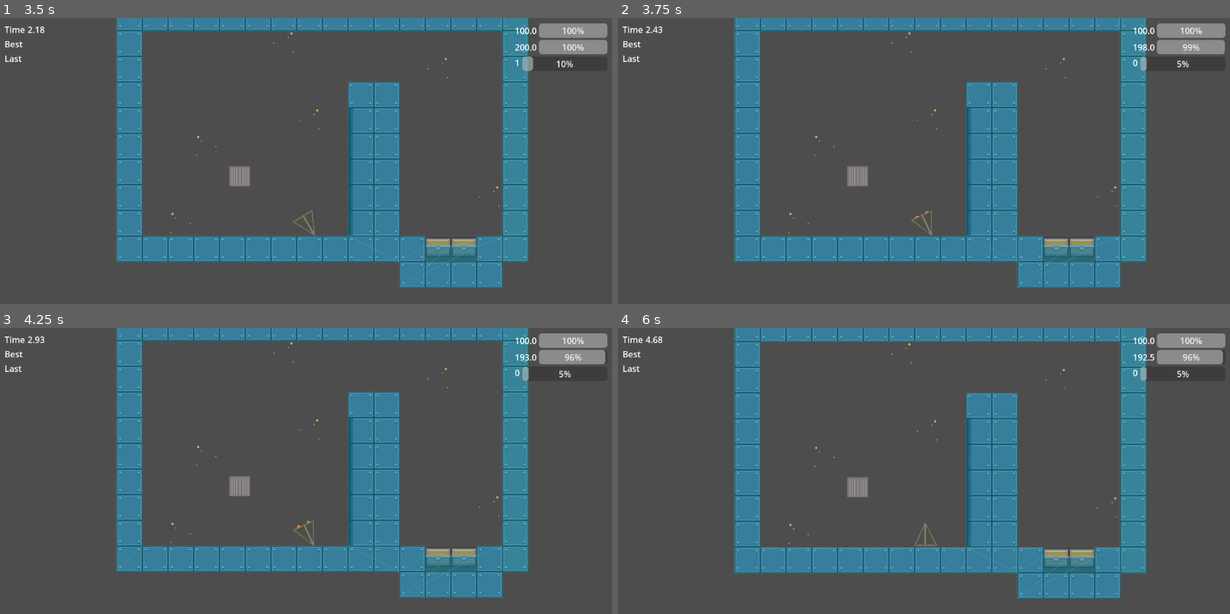
Above: before the commit, frames 1-4 (two rows, left to right).
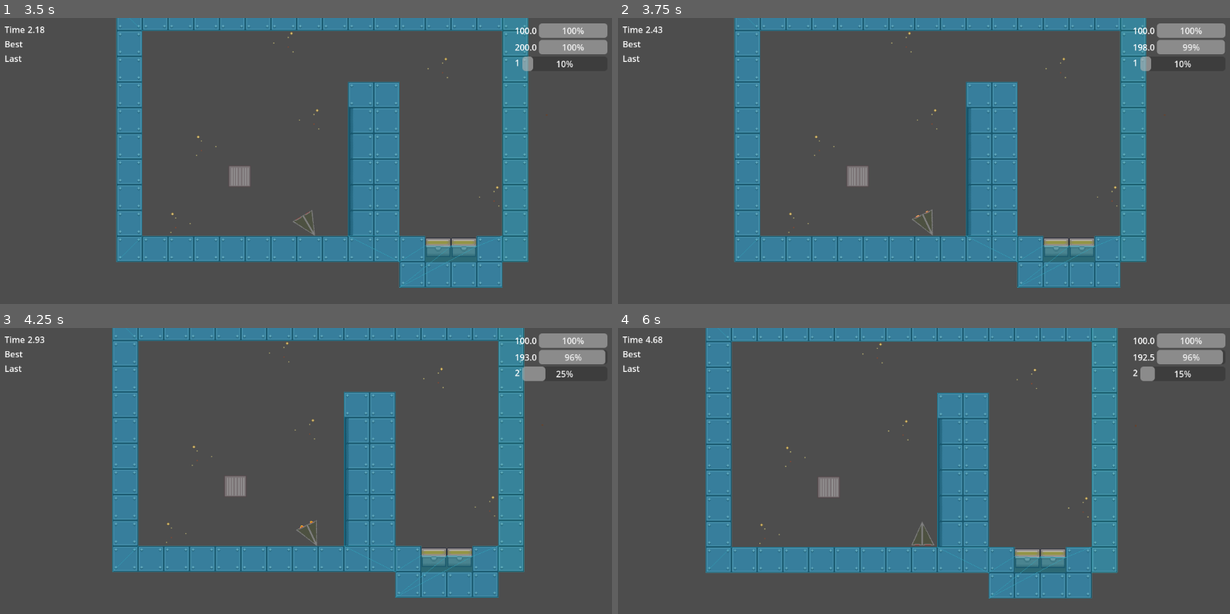
Above: after the commit, the same moments.

Repository: jacksondk/GravityRace
Game: Godot game, scene res://start.tscn
Same seed, same stepped clock (60 frames per second), same inputs: the game is played once before the commit and once after it.
Inputs (mouse positions are in pixels of both pictures, inside the frame that each line leads up to):
- Up to frame 1 (3.5 s): click (128, 132) at 0.5 s; tap Enter (ui_accept) at 1.25, 1.52, 2.27 s; hold Right (ui_right) 1.28-2.03 s; hold Down (ui_down) 2.03-2.78 s; hold Right (ui_right) from 2.78 s (still down)
- Up to frame 2 (3.75 s): release Right (ui_right) at 3.53 s; hold Up (ui_up) from 3.53 s (still down)
- Up to frame 3 (4.25 s): keep holding Up (ui_up); tap Enter (ui_accept) at 3.77 s
- Up to frame 4 (6 s): release Up (ui_up) at 4.28 s; hold Left (ui_left) 4.28-5.78 s; tap Enter (ui_accept) at 4.52, 5.27 s; hold Down (ui_down) from 5.78 s (still down)

Frame 1 is identical in both runs. In frame 2, 0.2% of the frame differs, in the area x 47-94%, y 13-77%; in frame 3, 5.9%; in frame 4, 22%, in the area x 14-94%, y 0-95%.

Commit message:
Bounce on contact

Diff:
--- a/Scripts/Rocket.gd
+++ b/Scripts/Rocket.gd
@@ -120,7 +120,9 @@
 					self.get_node("AudioStreamPlayer2").playing = true
 					self.get_node("Timer").connect("timeout", Callable(self, "dead"))
 					self.get_node("Timer").start()
-			speed = Vector2(0,0)
+				speed = speed.bounce(collision.get_normal())*0.3
+			else:
+				speed = speed.bounce(collision.get_normal())*0.9
 
 
 func dead():
